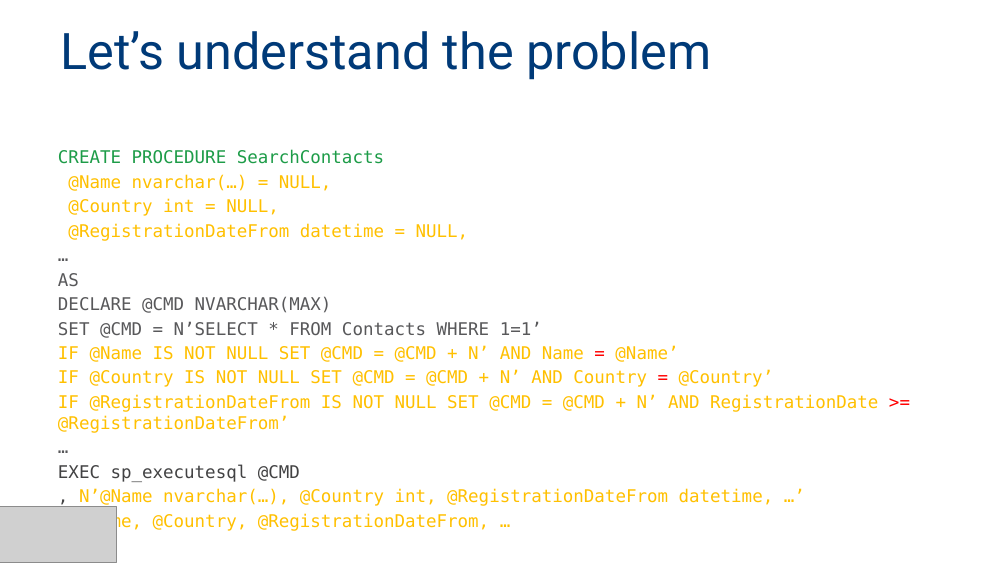
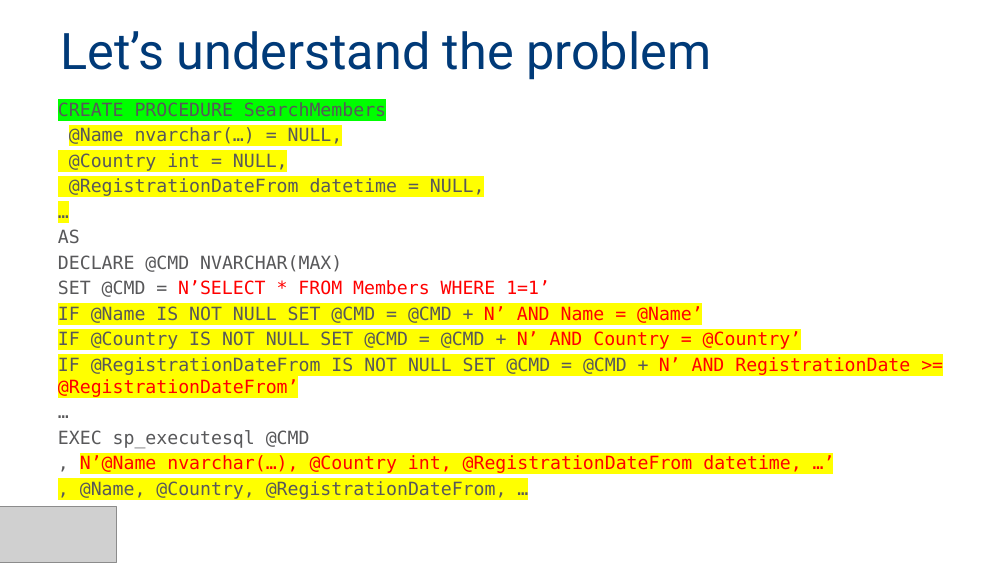
Before and after one commit to MadeiraData/DynamicFilters, a slide deck: slide 12 of DynamicFilters.pptx (slide 9 before the commit). Drawn at 1008x567 pixels with LibreOffice and Linux fonts; fonts in the diff are those of the drawing; grey boxes stand for pictures. Boxes give left, top, right and bottom in pixels: in the first picture for what was removed or moved away, otherwise in the second. Text is boxed around its words. In the diff, an @@ line names an element or a change of style, - is before the commit and + after.

```diff
--- a/DynamicFilters.pptx
+++ b/DynamicFilters.pptx
@@ text "CREATE PROCEDURE SearchMembers": place and size @@
-text "CREATE PROCEDURE SearchMembers" at (58, 149, 878, 507)
+text "CREATE PROCEDURE SearchMembers" at (58, 102, 910, 499)
@@ text at (58, 102, 386, 116): text changed; size 12.5 to 13 pt; text colour #1D9C48 to #58585A @@
-CREATE PROCEDURE SearchContacts
+CREATE PROCEDURE SearchMembers
@@ text at (58, 127, 910, 499): size 12.5 to 13 pt in "@Name nvarchar(…) = NULL,", "@Country int = NULL,", "@RegistrationDateFrom datetime = NULL,", "…" and 9 more places; text colour #FFC000 to #58585A in "@Name nvarchar(…) = NULL,", "@Country int = NULL,", "@RegistrationDateFrom datetime = NULL,", "IF @Name IS NOT NULL SET @CMD ..." and 3 more places; highlight none to #FFFF00 in "@Name nvarchar(…) = NULL,", "@Country int = NULL,", "@RegistrationDateFrom datetime = NULL,", "…" and 5 more places; text colour #FFC000 to #FF0000 in "N’ AND Name @Name’", "N’ AND Country @Country’", "N’ AND RegistrationDate @RegistrationDateFrom’", "N’@Name nvarchar(…), @Country int, @RegistrationDateFrom dat ..."; text colour #424243 to #58585A in "EXEC sp_executesql @CMD", "," @@
@@ text at (58, 280, 550, 297): text changed; size 12.5 to 13 pt; text colour #58585A to #FF0000 @@
-SET @CMD = N’SELECT * FROM Contacts WHERE 1=1’
+SET @CMD = N’SELECT * FROM Members WHERE 1=1’
```
Also in this commit, not shown: 6 other slides changed, 7 slides added, 1 slide removed, 6 other files.
